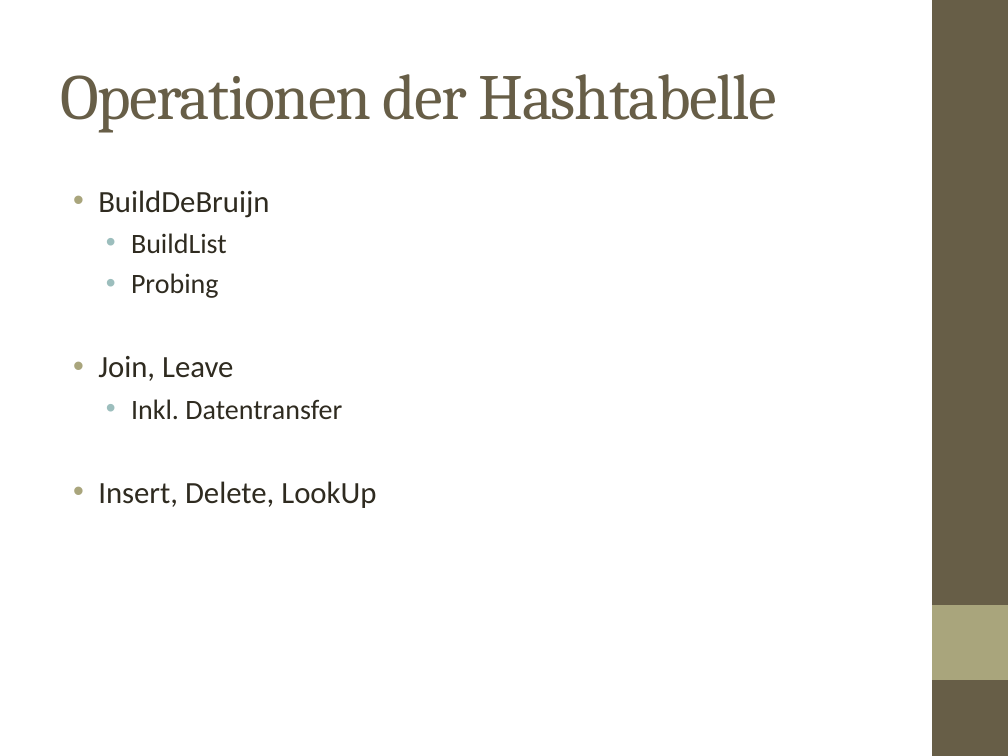
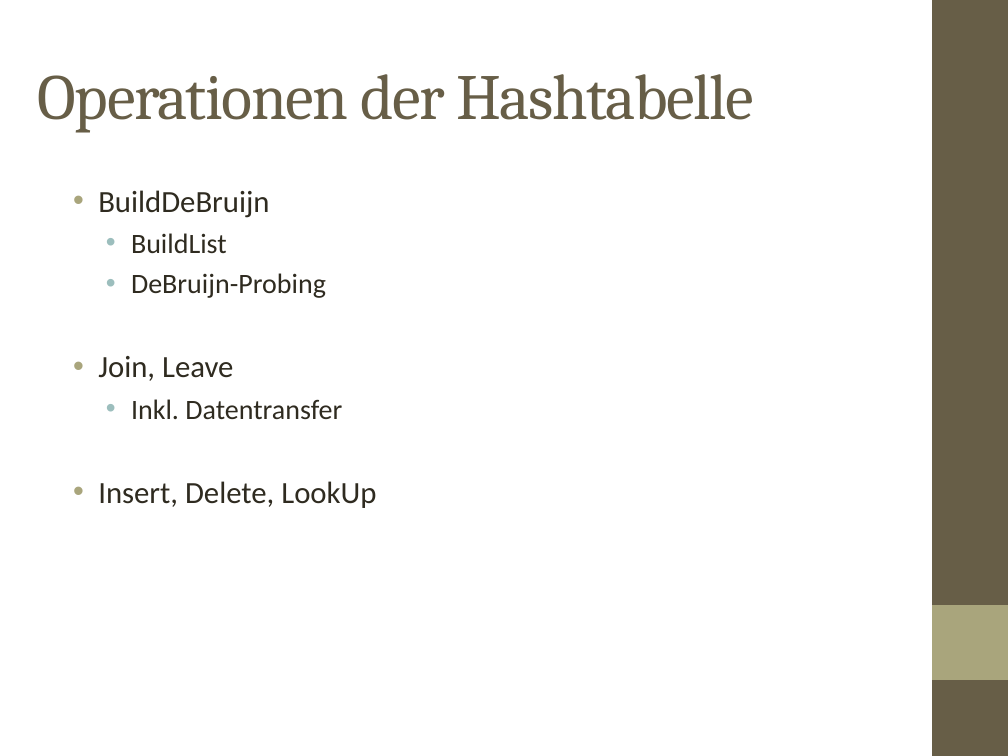
Before and after one commit to kiudee/VAHD-Projekt, a slide deck: slide 2 of Verteilte Hashtabelle.odp (slide 3 before the commit). Drawn at 1008x756 pixels with LibreOffice and Linux fonts; fonts in the diff are those of the drawing. Boxes give left, top, right and bottom in pixels: in the first picture for what was removed or moved away, otherwise in the second. Text is boxed around its words. In the diff, an @@ line names an element or a change of style, - is before the commit and + after.

```diff
--- a/Verteilte Hashtabelle.odp
+++ b/Verteilte Hashtabelle.odp
@@ title "Operationen der Hashtabelle": place and size @@
-title "Operationen der Hashtabelle" at (60, 74, 777, 133)
+title "Operationen der Hashtabelle" at (38, 74, 754, 133)
@@ text at (131, 273, 326, 298): text changed @@
-  • Probing
+  • DeBruijn-Probing
```
Also in this commit, not shown: 2 other slides changed, 5 slides added, 3 slides removed, 1 other file.
